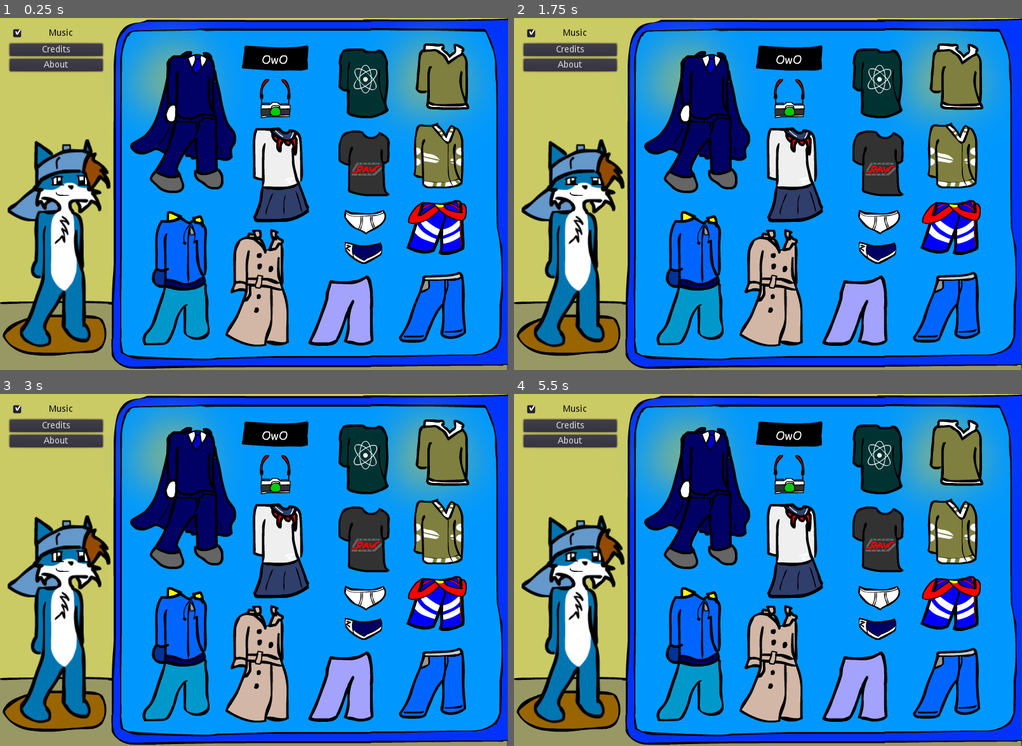
Above: before the commit, frames 1-4 (two rows, left to right).
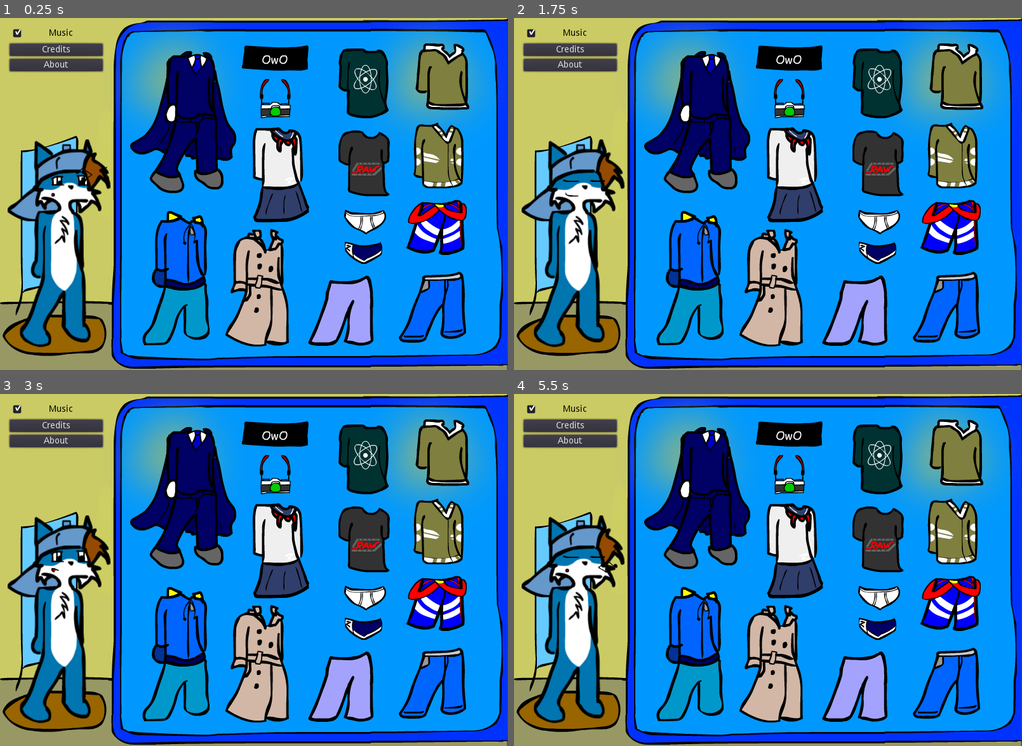
Above: after the commit, the same moments.

Repository: tonytins/dressupzack
Game: Godot game, scene res://GameScreen.tscn
The game is run twice, just before and just after one commit, with the same random seed, the same clock (stepped at 60 frames per second) and the same inputs.
Inputs (mouse positions are in pixels of both pictures, inside the frame that each line leads up to):
- Up to frame 1 (0.25 s): no input
- Up to frame 2 (1.75 s): click (879, 222) at 0.5 s; click (879, 253) at 1.25 s
- Up to frame 3 (3 s): click (431, 682) at 2 s; click (436, 605) at 2.75 s
- Up to frame 4 (5.5 s): click (854, 686) at 3.5 s; click (955, 453) at 4.25 s; click (955, 534) at 5 s

The runs differ from the first frame. In frame 1, 2.6% of the frame differs, in the area x 0-100%, y 0-100%; in frame 2, 2.7%; in frame 3, 2.6%; in frame 4, 2.8%.

Commit message:
Mouth is now properly animanted
- Increased the canvas size of the mouth sprite so they can now animate properly.
- Restored the original background, but I might replace it with an redrawn version in the future with an option to return to the old one.

Diff:
--- a/project/Zack.tscn
+++ b/project/Zack.tscn
@@ -9,14 +9,33 @@
 [ext_resource path="res://assets/eyes/eyes6.png" type="Texture" id=7]
 [ext_resource path="res://assets/eyes/eyes7.png" type="Texture" id=8]
 [ext_resource path="res://assets/mouth/mouth.png" type="Texture" id=9]
+[ext_resource path="res://assets/mouth/mouth2.png" type="Texture" id=10]
+[ext_resource path="res://assets/mouth/mouth3.png" type="Texture" id=11]
+[ext_resource path="res://assets/mouth/mouth4.png" type="Texture" id=12]
+[ext_resource path="res://assets/mouth/mouth5.png" type="Texture" id=13]
+[ext_resource path="res://assets/mouth/mouth6.png" type="Texture" id=14]
+[ext_resource path="res://assets/mouth/mouth7.png" type="Texture" id=15]
+[ext_resource path="res://assets/mouth/mouth8.png" type="Texture" id=16]
+[ext_resource path="res://assets/mouth/mouth9.png" type="Texture" id=17]
+[ext_resource path="res://assets/mouth/mouth10.png" type="Texture" id=18]
+[ext_resource path="res://assets/mouth/mouth12.png" type="Texture" id=19]
 
 [sub_resource type="SpriteFrames" id=1]
 
 animations = [ {
-"frames": [ ExtResource( 2 ), ExtResource( 2 ), ExtResource( …(123 unchanged characters)… ce( 5 ), ExtResource( 5 ), ExtResource( 6 ), ExtResource( 6 ), ExtResource( 7 ), ExtResource( 7 ), ExtResource( 8 ), ExtResource( 8 ) ],
+"frames": [ ExtResource( 2 ), ExtResource( 2 ), ExtResource( …(123 unchanged characters)… ce( 5 ), ExtResource( 5 ), ExtResource( 5 ), ExtResource( 5 ), ExtResource( 6 ), ExtResource( 6 ), ExtResource( 7 ), ExtResource( 7 ), ExtResource( 8 ), ExtResource( 8 ) ],
 "loop": true,
 "name": "default",
 "speed": 5.0
+} ]
+
+[sub_resource type="SpriteFrames" id=2]
+
+animations = [ {
+"frames": [ ExtResource( 9 ), ExtResource( 9 ), ExtResource( 10 ), ExtResource( 10 ), ExtResource( 11 ), ExtResource( 11 ), ExtResource( 12 ), ExtResource( 12 ), ExtResource( 13 ), ExtResource( 13 ), ExtResource( 14 ), ExtResource( 14 ), ExtResource( 15 ), ExtResource( 15 ), ExtResource( 15 ), ExtResource( 16 ), ExtResource( 16 ), ExtResource( 16 ), ExtResource( 16 ), ExtResource( 17 ), ExtResource( 17 ), ExtResource( 17 ), ExtResource( 17 ), ExtResource( 18 ), ExtResource( 18 ), ExtResource( 19 ), ExtResource( 19 ) ],
+"loop": true,
+"name": "default",
+"speed": 4.0
 } ]
 
 [node name="Zack" type="Node2D" index="0"]
@@ -37,7 +56,10 @@
 frame = 3
 playing = true
 
-[node name="Mouth" type="Sprite" parent="." index="2"]
+[node name="Mouth" type="AnimatedSprite" parent="." index="2"]
 
-position = Vector2( 98.4389, 276.779 )
-texture = ExtResource( 9 )
+position = Vector2( 126.316, 257.474 )
+frames = SubResource( 2 )
+animation = "default"
+frame = 22
+playing = true
Not shown: 1 places in project/Zack.tscn that only renumber resources
Binary file changed: project/assets/dress up bg.png
Binary file changed: project/assets/mouth/mouth.png
Binary file changed: project/assets/mouth/mouth10.png
Binary file changed: project/assets/mouth/mouth11.png
Binary file changed: project/assets/mouth/mouth12.png
Binary file changed: project/assets/mouth/mouth2.png
Binary file changed: project/assets/mouth/mouth3.png
Binary file changed: project/assets/mouth/mouth4.png
Binary file changed: project/assets/mouth/mouth6.png
Binary file changed: project/assets/mouth/mouth8.png
